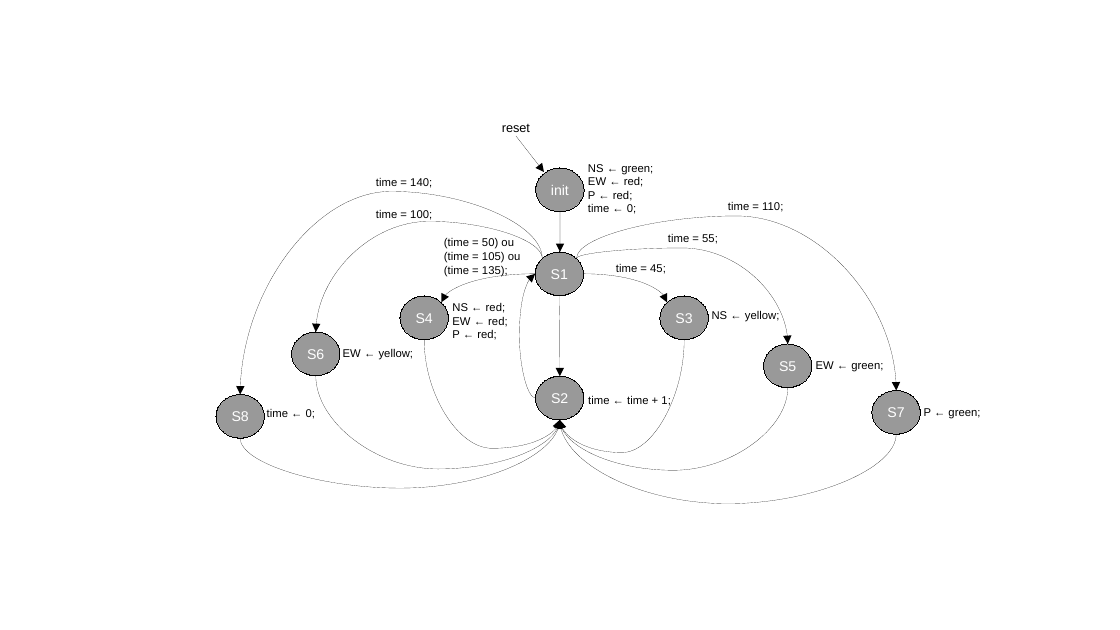
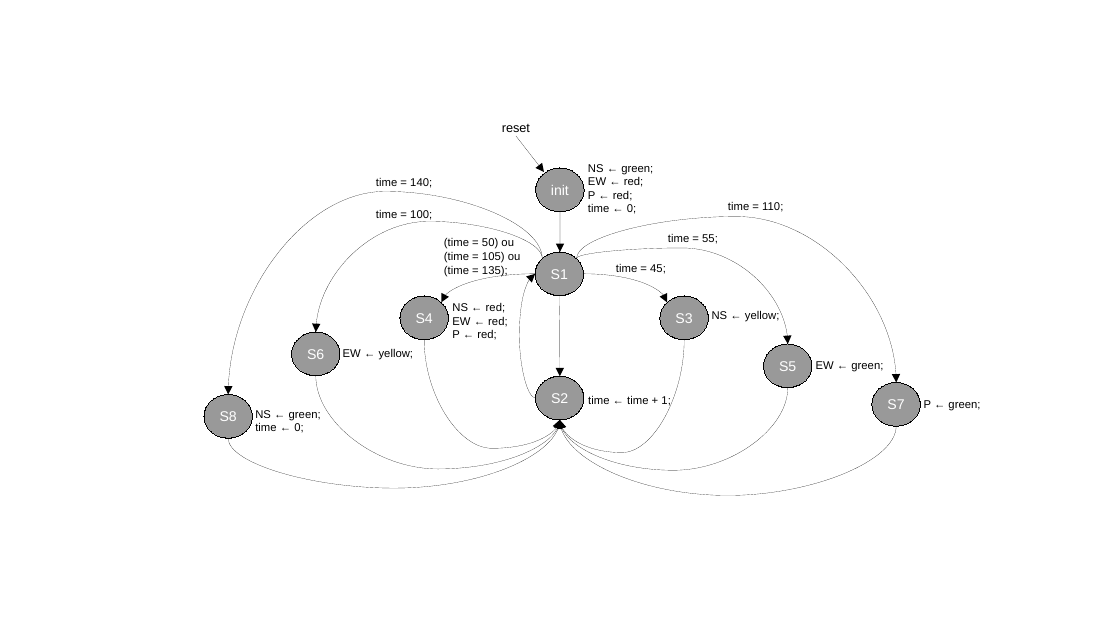
Before and after one commit to MatheusSchaly/--Old--INE5406-Sistemas-Digitais, a slide deck: slide 1 of Projeto_Semafaro/imagens/FSMD's/FSMD_v3.odp. Drawn at 1120x630 pixels with LibreOffice and Linux fonts; fonts in the diff are those of the drawing. Boxes give left, top, right and bottom in pixels: in the first picture for what was removed or moved away, otherwise in the second. Text is boxed around its words. In the diff, an @@ line names an element or a change of style, - is before the commit and + after.

```diff
--- a/Projeto_Semafaro/imagens/FSMD's/FSMD_v3.odp
+++ b/Projeto_Semafaro/imagens/FSMD's/FSMD_v3.odp
@@ curved arrow moved from (543, 258) - (240, 394) to (543, 258) - (229, 394) @@
@@ curved arrow moved from (576, 258) - (896, 390) to (576, 258) - (896, 383) @@
@@ ellipse "S7": place and size @@
-ellipse "S7" at (872,390,921,434)
+ellipse "S7" at (872,382,921,426)
@@ ellipse "S8": place and size @@
-ellipse "S8" at (216,394,265,438)
+ellipse "S8" at (204,394,253,438)
@@ title at (255,410,321,433): text changed @@
-time ← 0;
+NS ← green;
+time ← 0;
@@ title "P ← green;": place and size @@
-title "P ← green;" at (924,408,980,419)
+title "P ← green;" at (924,400,980,411)
@@ curved arrow moved from (240, 438) - (560, 420) to (229, 438) - (560, 420) @@
@@ curved arrow moved from (896, 434) - (560, 420) to (896, 427) - (560, 420) @@
```
Also in this commit, not shown: 7 other files.
